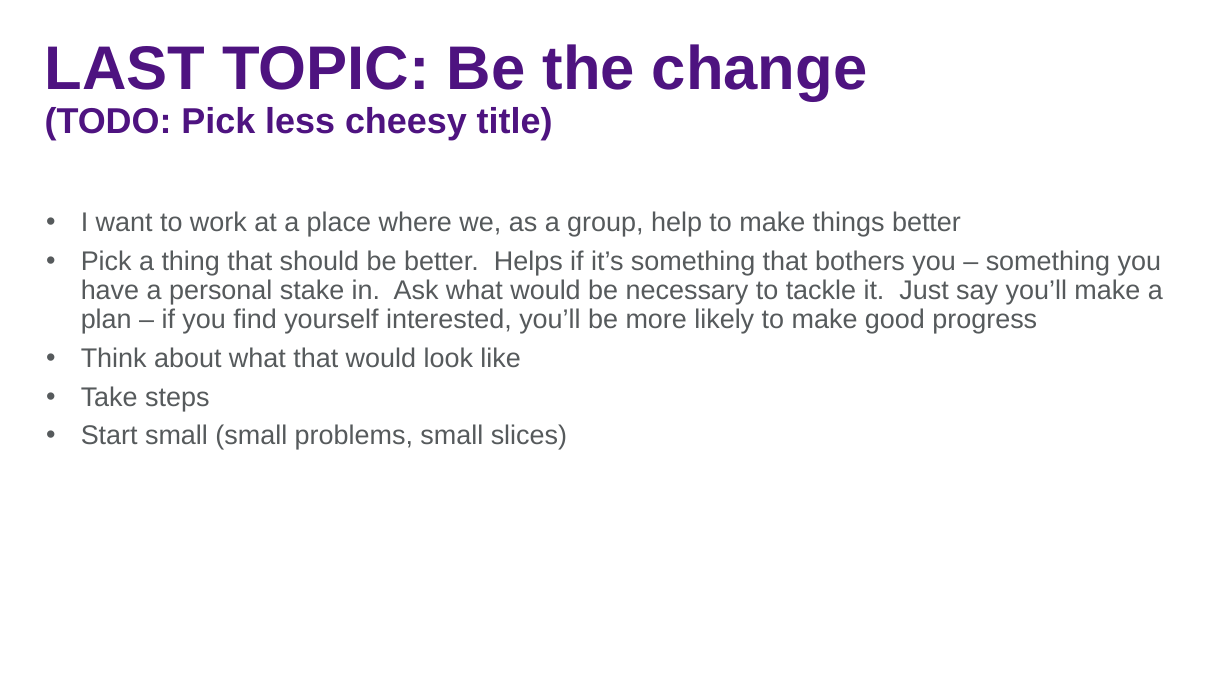
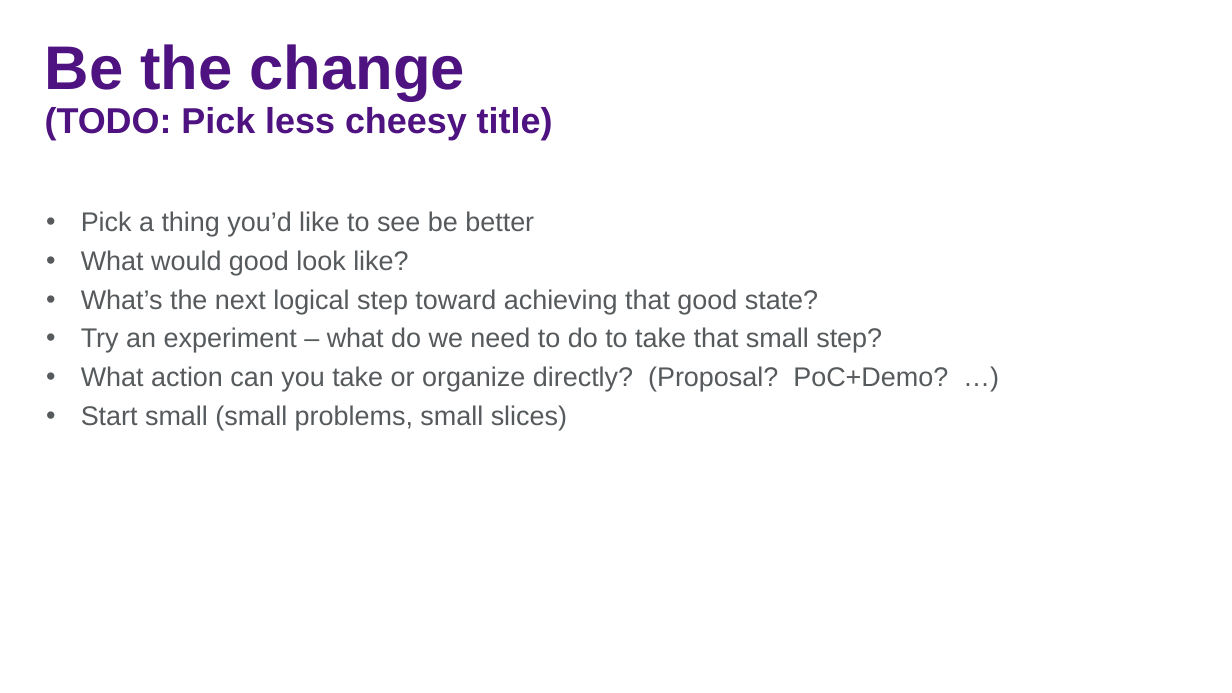
Before and after one commit to jasonjwood/presentations, a slide deck: slide 29 of InFusion2016 - Getting It Done - Jason Wood.pptx (slide 27 before the commit). Drawn at 1232x693 pixels with LibreOffice and Linux fonts; fonts in the diff are those of the drawing; background and template pictures are left out. Boxes give left, top, right and bottom in pixels: in the first picture for what was removed or moved away, otherwise in the second. Text is boxed around its words. In the diff, an @@ line names an element or a change of style, - is before the commit and + after.

```diff
--- a/InFusion2016 - Getting It Done - Jason Wood.pptx
+++ b/InFusion2016 - Getting It Done - Jason Wood.pptx
@@ title at box(45, 44, 553, 140): text changed @@
-LAST TOPIC: Be the change (TODO: Pick less cheesy title)
+Be the change
+(TODO: Pick less cheesy title)
@@ text at box(81, 211, 948, 391): text changed @@
-• I want to work at a place where we, as a group, help to make things better
-• Pick a thing that should be better. Helps if it’s something that bothers you – something you have a personal stake in. Ask what would be necessary to tackle it. Just say you’ll make a plan – if you find yourself interested, you’ll be more likely to make good progress
-• Think about what that would look like
-• Take steps
+• Pick a thing you’d like to see be better
+• What would good look like?
+• What’s the next logical step toward achieving that good state?
+• Try an experiment – what do we need to do to take that small step?
+• What action can you take or organize directly? (Proposal? PoC+Demo? …)
```
Also in this commit, not shown: 4 other slides changed, 2 slides added.
